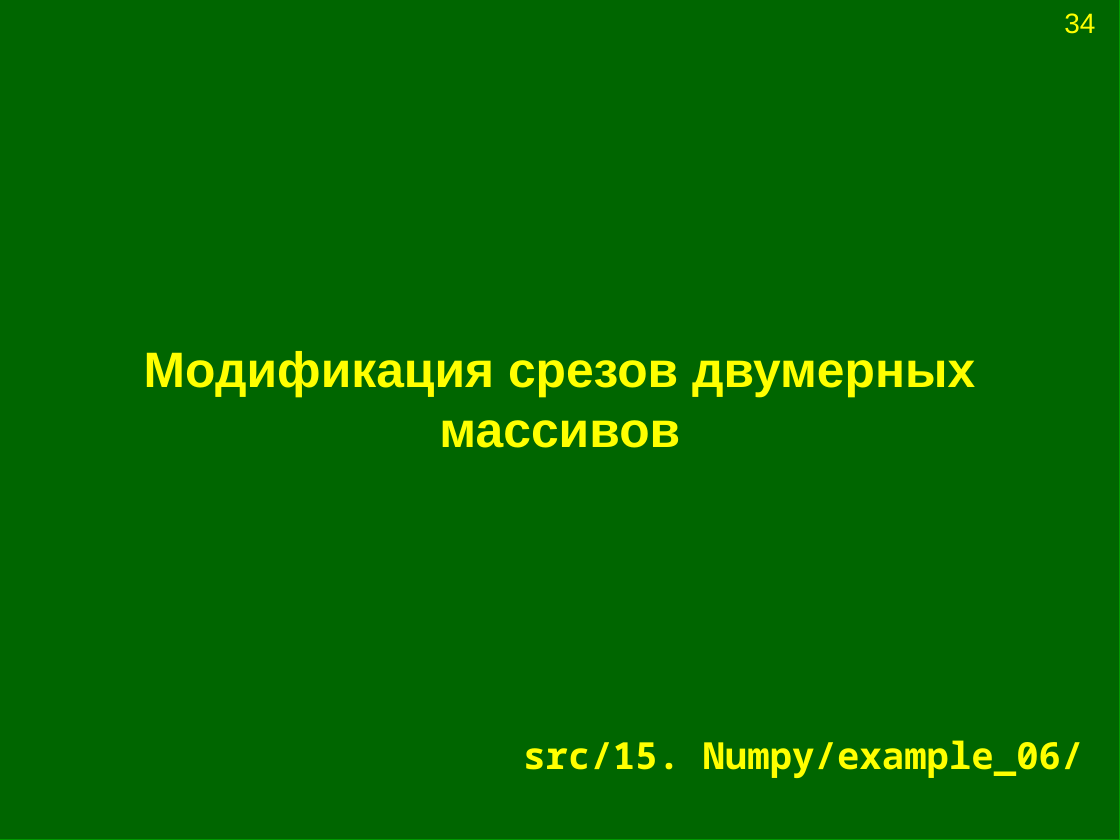
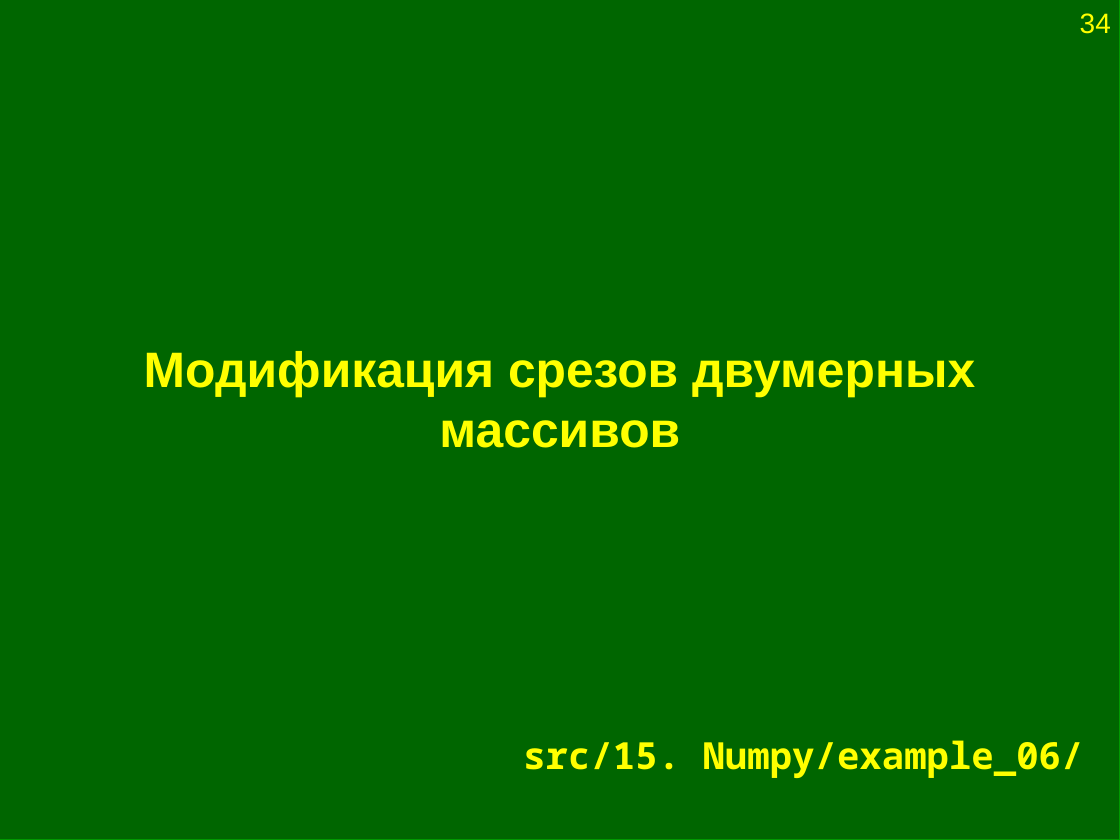
Before and after one commit to Jenyay/modelling, a slide deck: slide 34 of python language/presentations/15. Numpy.odp. Drawn at 1120x840 pixels with LibreOffice and Linux fonts; fonts in the diff are those of the drawing. Boxes give left, top, right and bottom in pixels: in the first picture for what was removed or moved away, otherwise in the second. Text is boxed around its words. In the diff, an @@ line names an element or a change of style, - is before the commit and + after.

```diff
--- a/python language/presentations/15. Numpy.odp
+++ b/python language/presentations/15. Numpy.odp
@@ page number moved from (x1=1064, y1=13, x2=1095, y2=34) to (x1=1080, y1=13, x2=1111, y2=34) @@
@@ page number at (x1=1080, y1=13, x2=1111, y2=34): alignment left to right @@
```
Also in this commit, not shown: 38 other slides changed, 1 other file.
